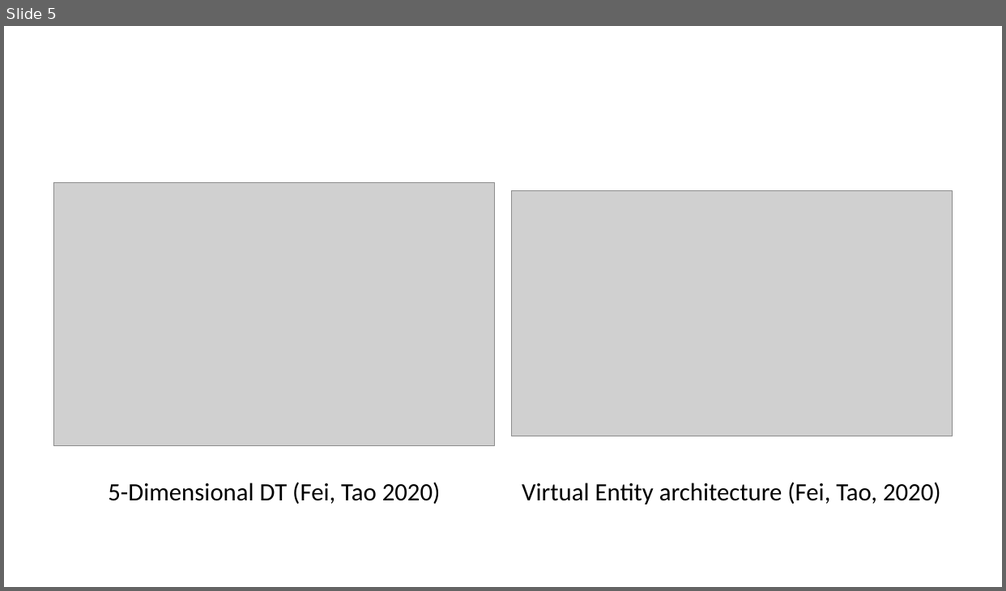
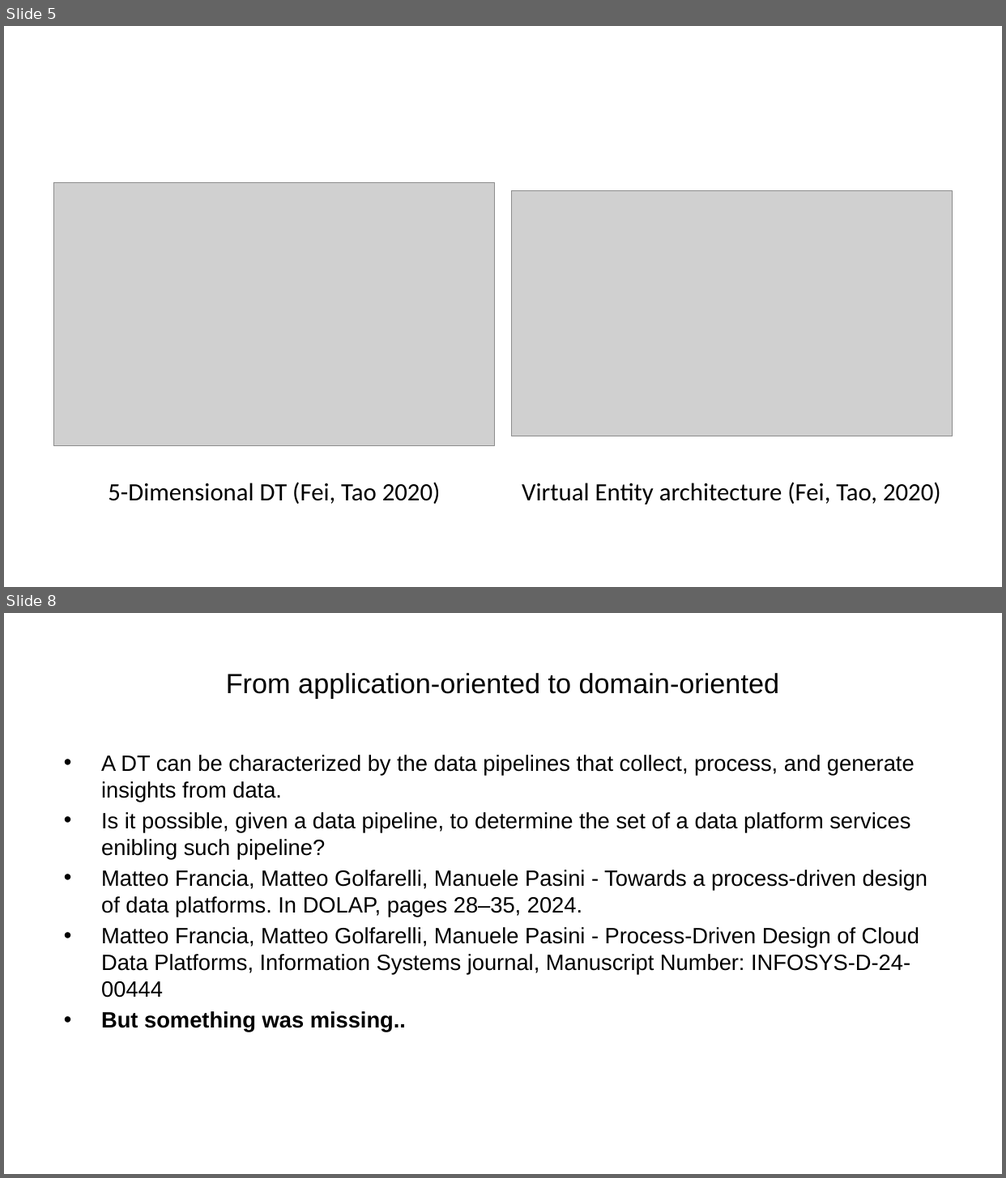
Before and after one commit to ManuelePasini/slides-markdown, a slide deck: phd_secondyear.pptx. Shown one above the other, each under a label of ours: slide 5 before the commit, slides 5 and 8 after it; the slides between them are not shown. The pictures are 1006x591 and 1006x1178 pixels, drawn with LibreOffice and Linux fonts; fonts in the diff are those of the drawing; grey boxes stand for pictures. Boxes give left, top, right and bottom in pixels: in the first picture for what was removed or moved away, otherwise in the second. Text is boxed around its words. In the diff, an @@ line names an element or a change of style, - is before the commit and + after.

```diff
--- a/phd_secondyear.pptx
+++ b/phd_secondyear.pptx
@@ slide 8 added at [4,613,1002,1174], background #FFFFFF @@
@@ title added at [226,673,779,698], 20 pt, text #000000 @@
+From application-oriented to domain-oriented
@@ text added at [101,755,927,1033], 16 pt, text #000000 @@
+• A DT can be characterized by the data pipelines that collect, process, and generate insights from data.
+• Is it possible, given a data pipeline, to determine the set of a data platform services enibling such pipeline?
+• Matteo Francia, Matteo Golfarelli, Manuele Pasini - Towards a process-driven design of data platforms. In DOLAP, pages 28–35, 2024.
+• Matteo Francia, Matteo Golfarelli, Manuele Pasini - Process-Driven Design of Cloud Data Platforms, Information Systems journal, Manuscript Number: INFOSYS-D-24-00444
+• But something was missing..
```
Also in this commit, not shown: 2 slides changed, 2 other slides added, 6 other files.
